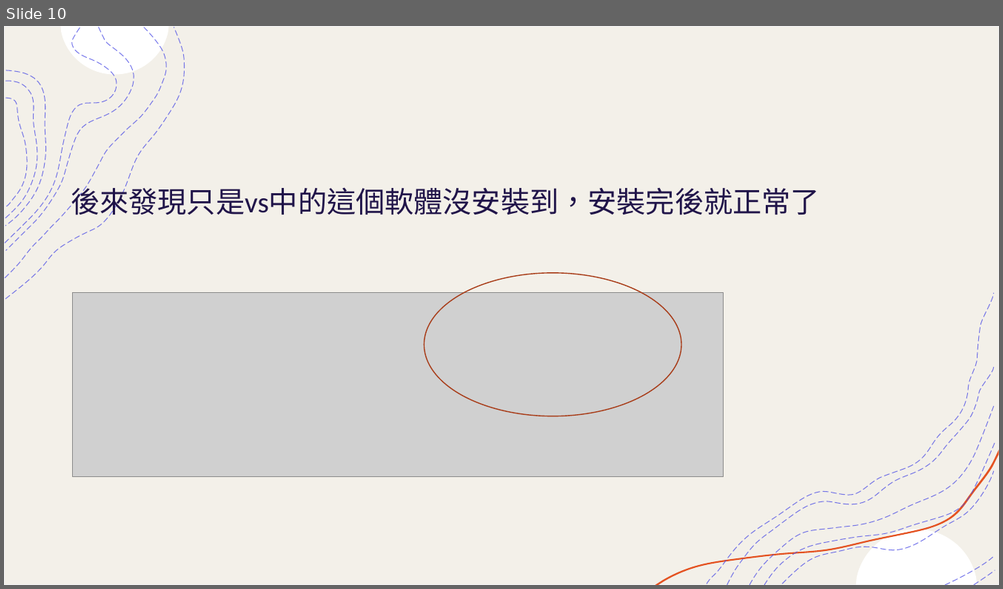
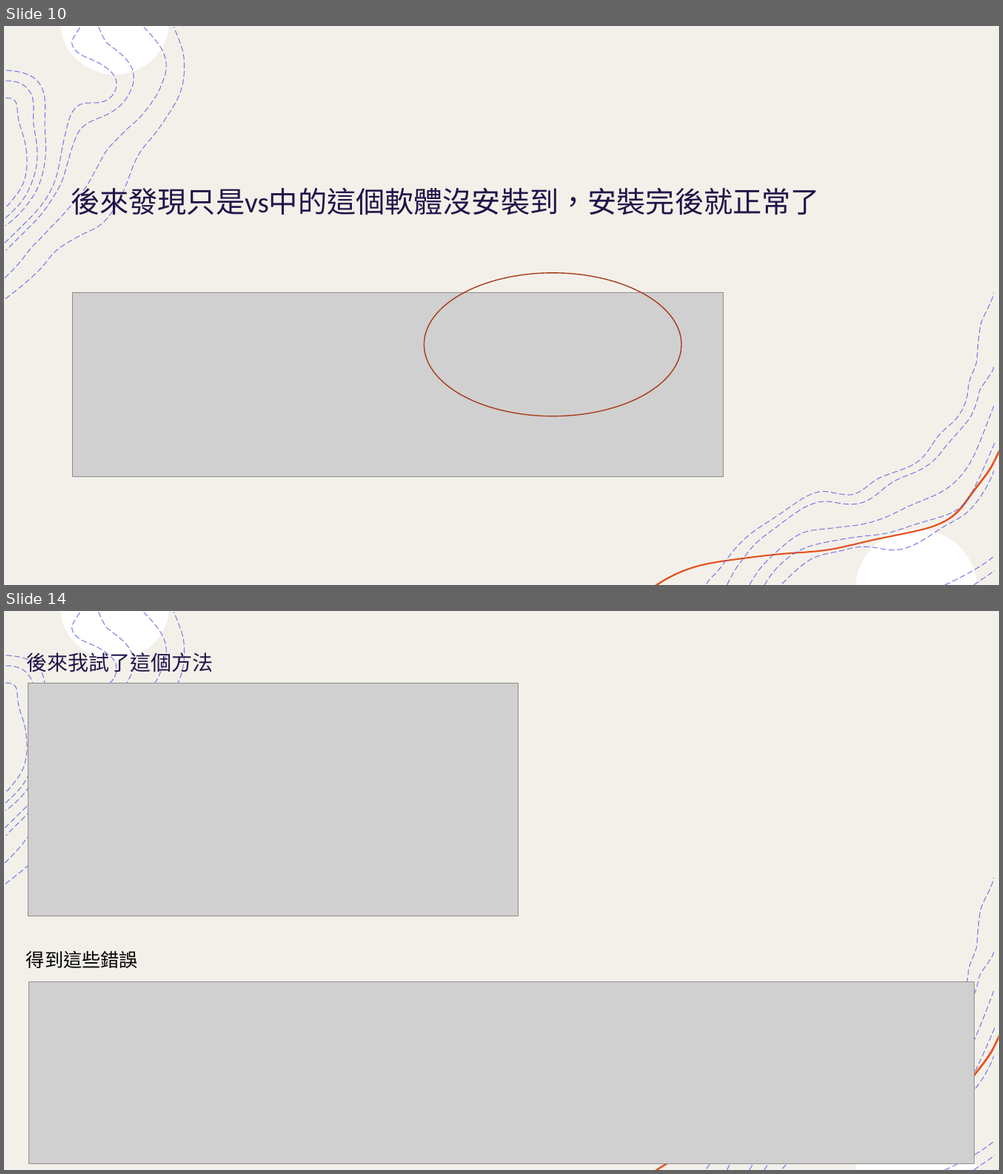
Before and after one commit to mizulun/seatpose-system, a slide deck: 下肢重訓姿勢矯正輔助系統十二周簡報.pptx. Shown one above the other, each under a label of ours: slide 10 before the commit, slides 10 and 14 after it; the slides between them are not shown. The pictures are 1003x589 and 1003x1174 pixels, drawn with LibreOffice and Linux fonts; fonts in the diff are those of the drawing; grey boxes stand for pictures. Boxes give left, top, right and bottom in pixels: in the first picture for what was removed or moved away, otherwise in the second. Text is boxed around its words. In the diff, an @@ line names an element or a change of style, - is before the commit and + after.

```diff
--- a/下肢重訓姿勢矯正輔助系統十二周簡報.pptx
+++ b/下肢重訓姿勢矯正輔助系統十二周簡報.pptx
@@ slide 14 added at (4,611,999,1170), background #FFFFFF; not listed: 18 template elements that a slide beside it also shows @@
@@ title added at (26,649,213,676), 20 pt, text #201449 @@
+後來我試了這個方法
@@ picture added at (28,684,519,916) @@
@@ text added at (26,951,138,968), 18 pt, text #000000 @@
+得到這些錯誤
@@ picture added at (28,982,975,1165) @@
```
Also in this commit, not shown: 4 other slides added, 1 slide removed.
